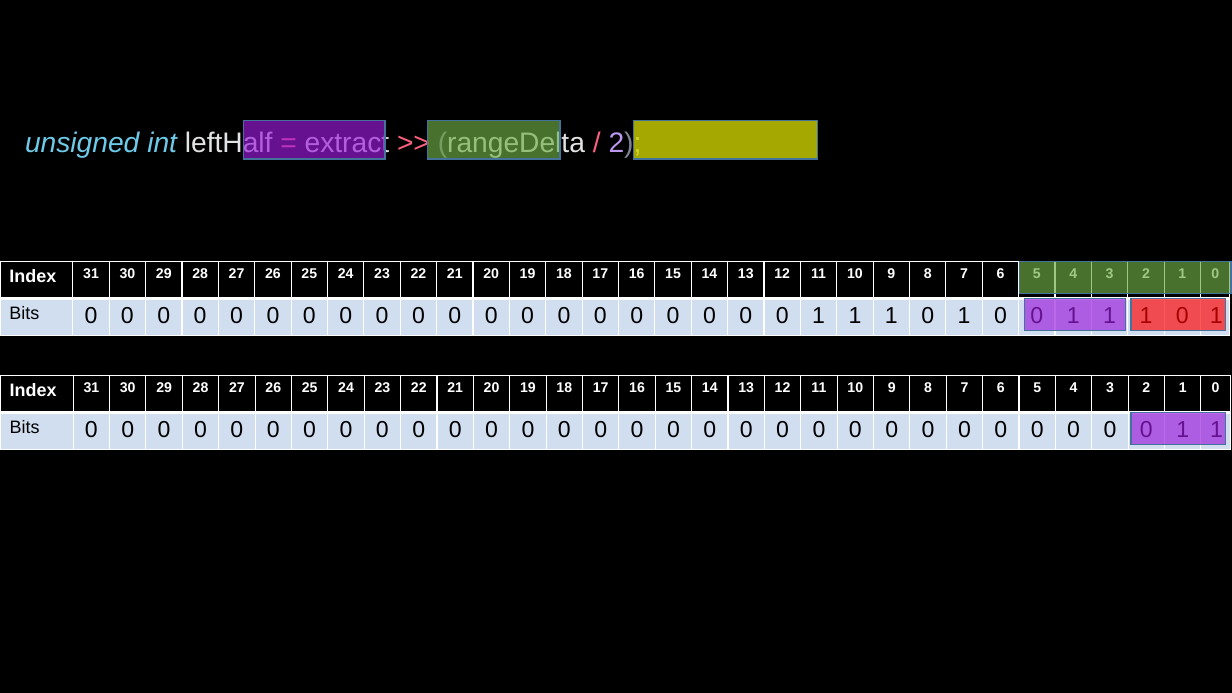
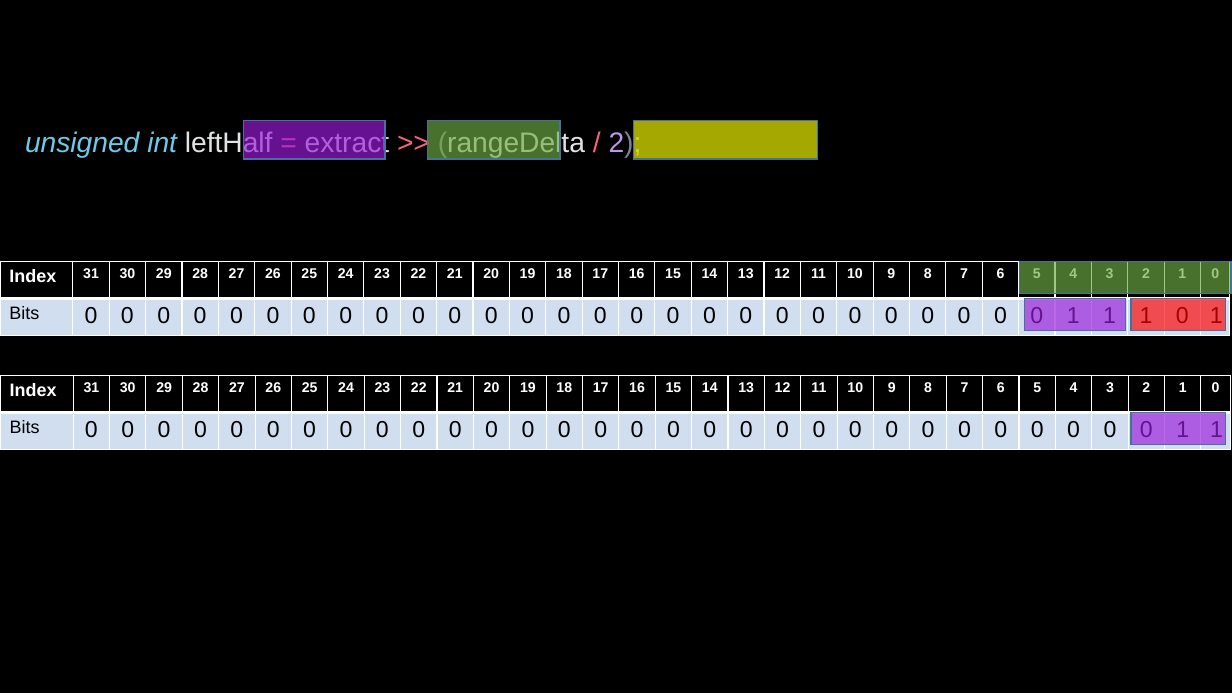
Before and after one commit to MATOO-Dev/P2-Exercise-3, a slide deck: slide 5 of Task2-Step-By-Step.pptx. Drawn at 1232x693 pixels with LibreOffice and Linux fonts; fonts in the diff are those of the drawing. Boxes give left, top, right and bottom in pixels: in the first picture for what was removed or moved away, otherwise in the second. Text is boxed around its words. In the diff, an @@ line names an element or a change of style, - is before the commit and + after.

Commit message:
Fixed binary spelling error in lefthalf slide

```diff
--- a/Task2-Step-By-Step.pptx
+++ b/Task2-Step-By-Step.pptx
@@ table at [0,262,1220,336] @@
-row 2: Bits | 0 | 0 | 0 | 0 | 0 | 0 | 0 | 0 | 0 | 0 | 0 | 0 | 0 | 0 | 0 | 0 | 0 | 0 | 0 | 0 | 1 | 1 | 1 | 0 | 1 | 0 | 0 | 1 | 1 | 1 | 0 | 1
+row 2: Bits | 0 | 0 | 0 | 0 | 0 | 0 | 0 | 0 | 0 | 0 | 0 | 0 | 0 | 0 | 0 | 0 | 0 | 0 | 0 | 0 | 0 | 0 | 0 | 0 | 0 | 0 | 0 | 1 | 1 | 1 | 0 | 1
```
Also in this commit, not shown: 1 other file.
